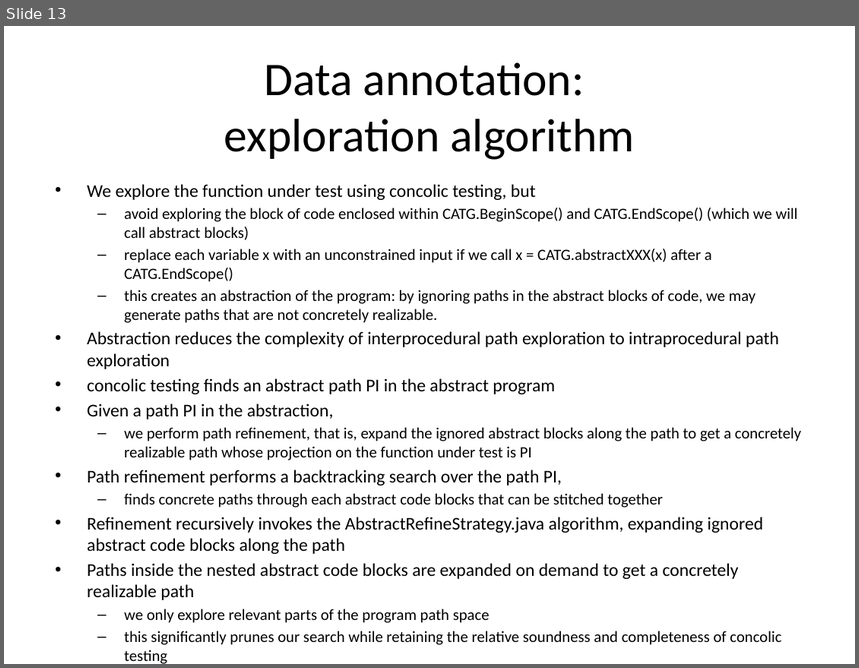
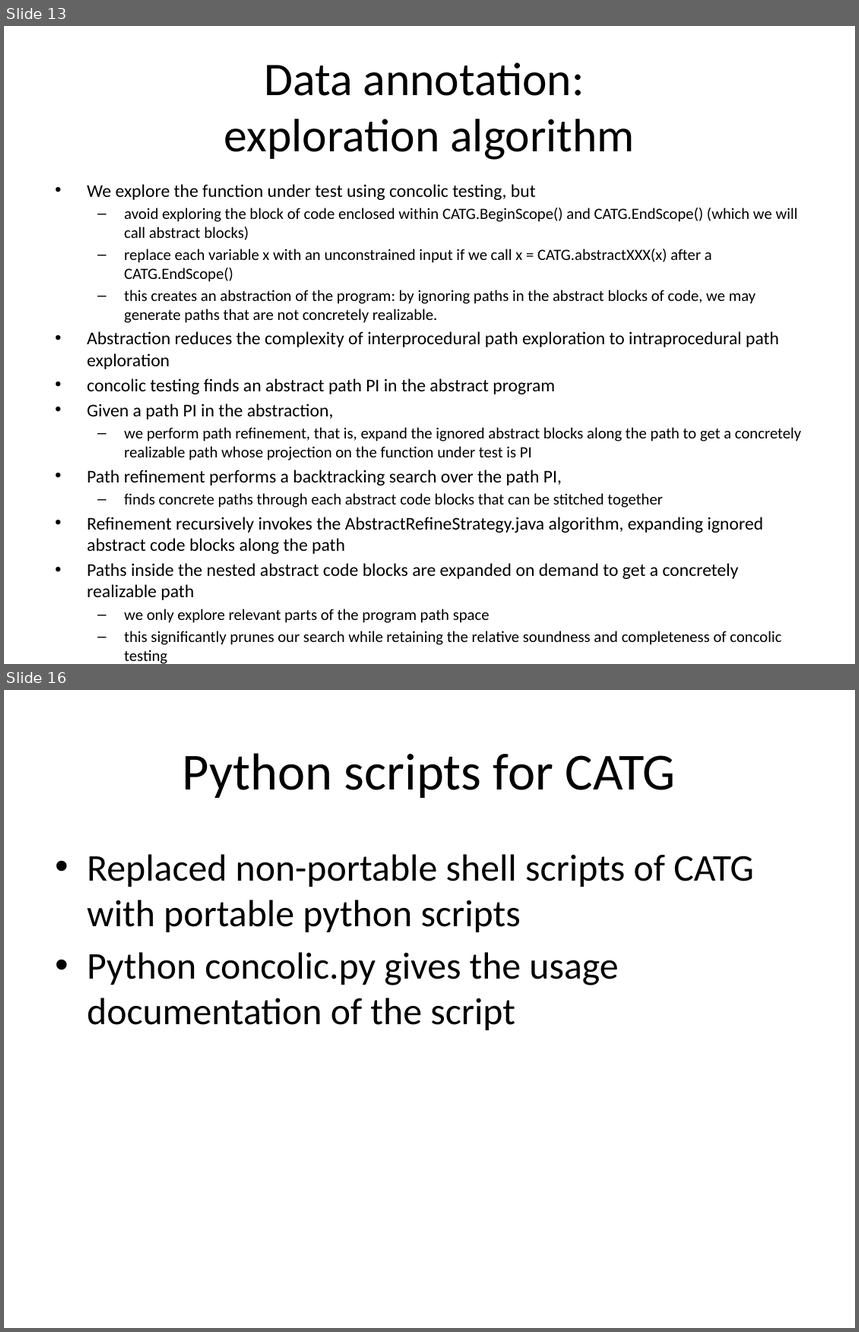
Before and after one commit to ksen007/janala2, a slide deck: janala.pptx. Shown one above the other, each under a label of ours: slide 13 before the commit, slides 13 and 16 after it; the slides between them are not shown. The pictures are 859x668 and 859x1332 pixels, drawn with LibreOffice and Linux fonts; fonts in the diff are those of the drawing. Boxes give left, top, right and bottom in pixels: in the first picture for what was removed or moved away, otherwise in the second. Text is boxed around its words. In the diff, an @@ line names an element or a change of style, - is before the commit and + after.

```diff
--- a/janala.pptx
+++ b/janala.pptx
@@ slide 16 added at (x1=4, y1=690, x2=855, y2=1328), background #FFFFFF @@
@@ title added at (x1=183, y1=753, x2=676, y2=798), 44 pt, text #000000 @@
+Python scripts for CATG
@@ text added at (x1=87, y1=854, x2=754, y2=1030), 32 pt, text #000000 @@
+• Replaced non-portable shell scripts of CATG with portable python scripts
+• Python concolic.py gives the usage documentation of the script
```
Also in this commit, not shown: 3 other slides added, 4 other files.
